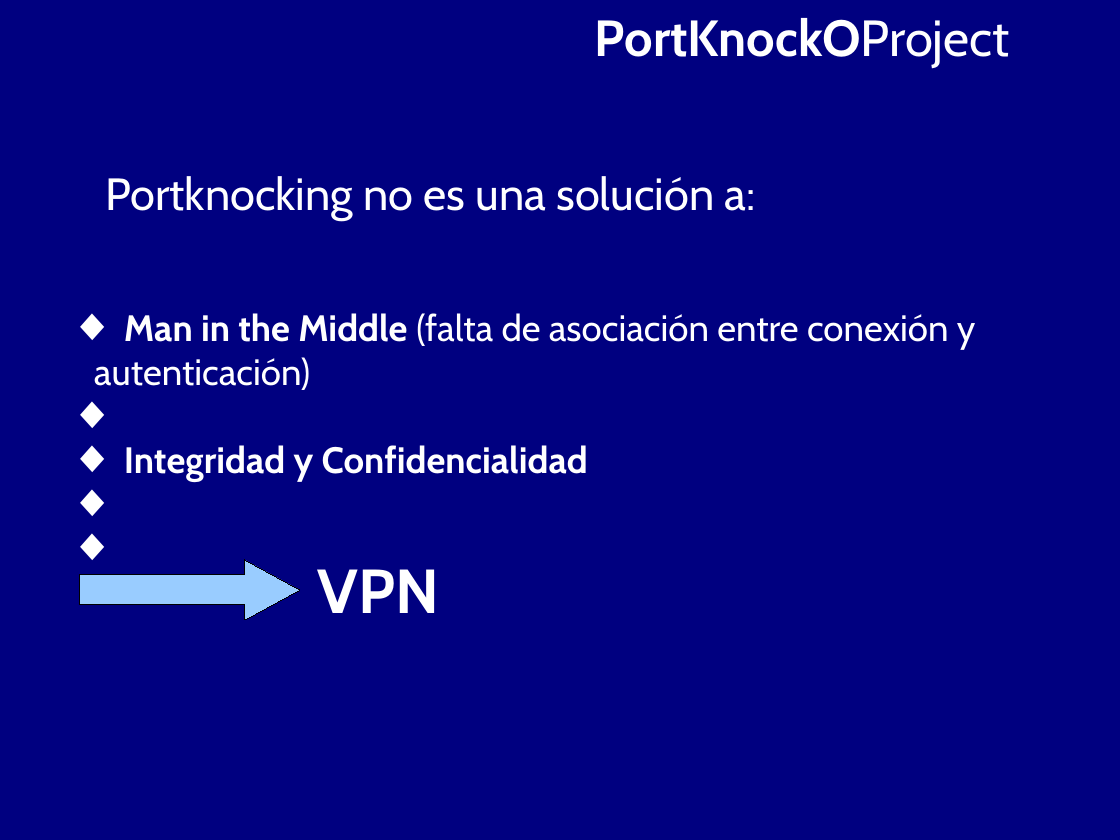
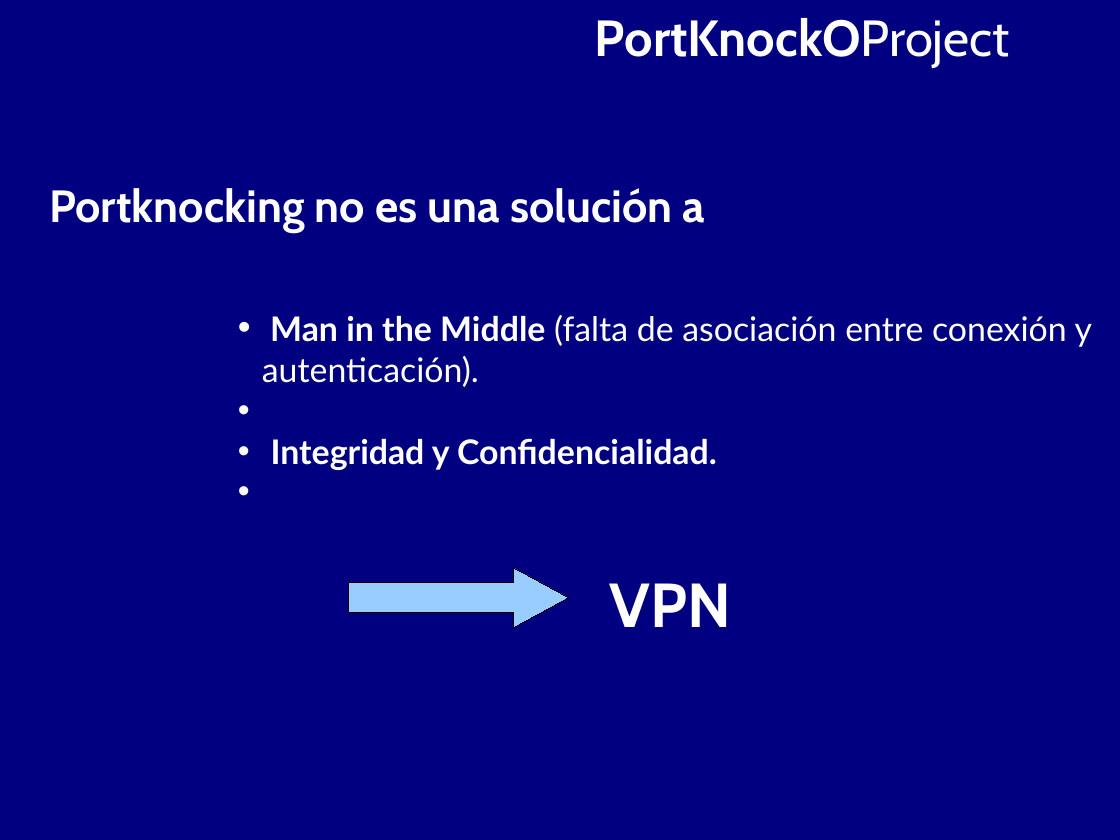
Before and after one commit to BackupTheBerlios/portknocko-svn, a slide deck: slide 13 of trunk/jornadas/jornadas.odp. Drawn at 1120x840 pixels with LibreOffice and Linux fonts; fonts in the diff are those of the drawing. Boxes give left, top, right and bottom in pixels: in the first picture for what was removed or moved away, otherwise in the second. Text is boxed around its words. In the diff, an @@ line names an element or a change of style, - is before the commit and + after.

```diff
--- a/trunk/jornadas/jornadas.odp
+++ b/trunk/jornadas/jornadas.odp
@@ text at box(49, 188, 705, 233): text changed; bold on @@
-Portknocking no es una solución a:
+Portknocking no es una solución a
@@ text at box(262, 315, 1092, 470): text changed; size 26 to 24 pt; font Cabin to Lato @@
-◆ Man in the Middle (falta de asociación entre conexión y autenticación)
-◆ Integridad y Confidencialidad
+• Man in the Middle (falta de asociación entre conexión y autenticación).
+• Integridad y Confidencialidad.
@@ right arrow: place and size @@
-right arrow at box(80, 560, 301, 620)
+right arrow at box(349, 568, 569, 628)
@@ text "VPN": place and size @@
-text "VPN" at box(318, 569, 440, 613)
+text "VPN" at box(610, 583, 732, 627)
```
Also in this commit, not shown: 4 other slides changed.
